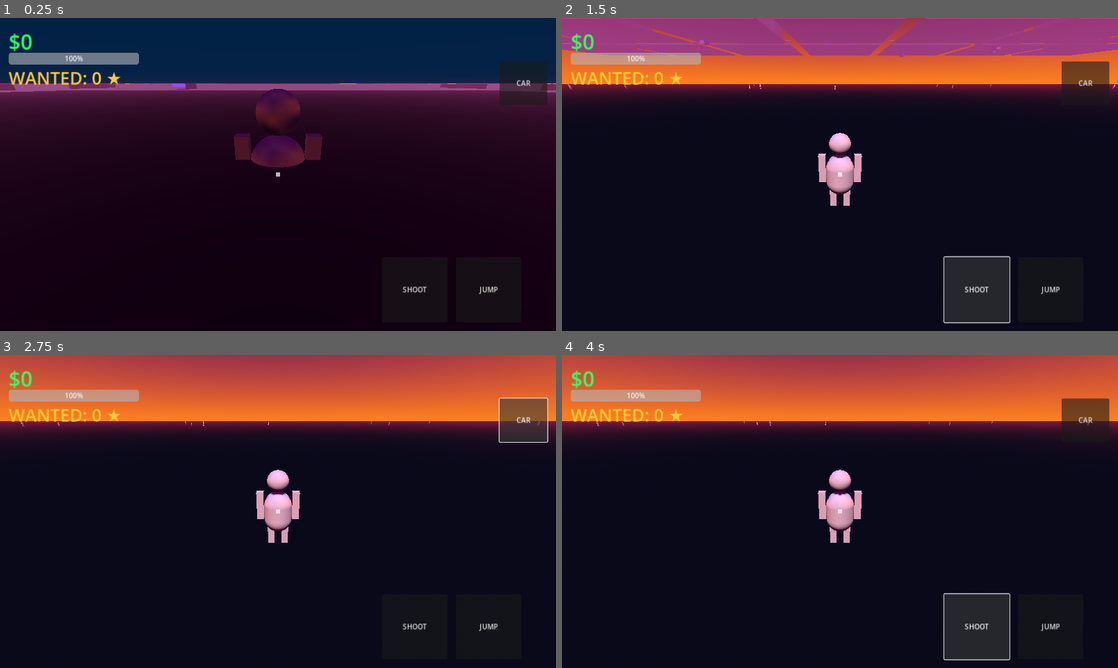
Above: before the commit, frames 1-4 (two rows, left to right).
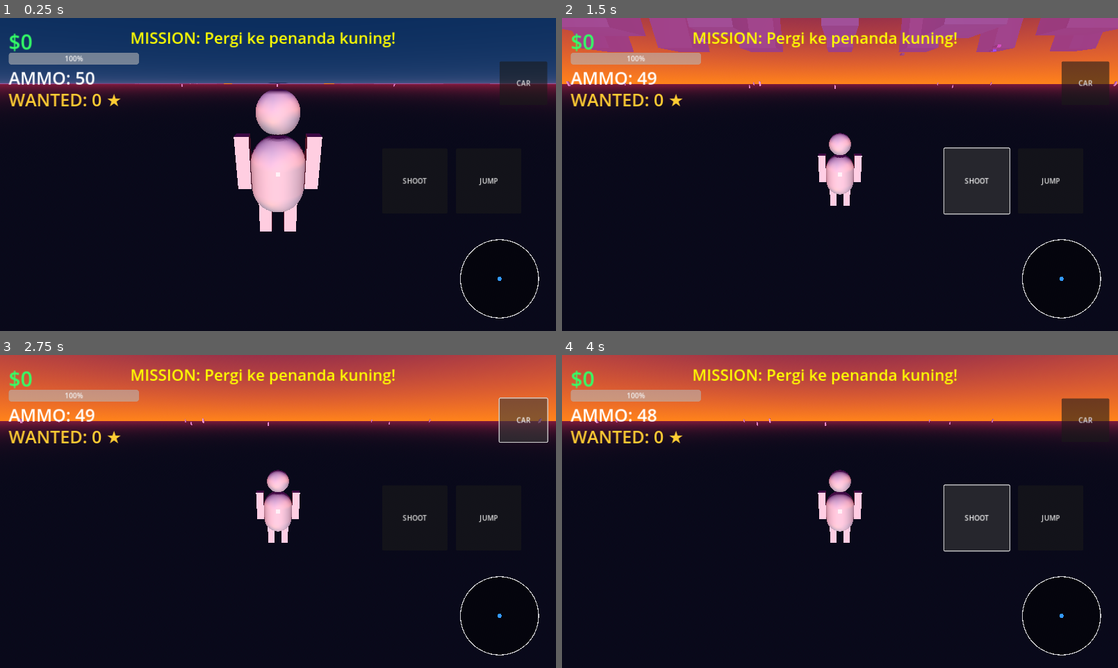
Above: after the commit, the same moments.

Repository: AniblimaxDeveloper/geta-iv-sivis
Game: Godot game, scene res://Main.tscn
Same seed, same stepped clock (60 frames per second), same inputs: the game is played once before the commit and once after it.
Inputs:
- Up to frame 1 (0.25 s): no input
- Up to frame 2 (1.5 s): click "JUMP" at 0.5 s; click "SHOOT" at 1.25 s
- Up to frame 3 (2.75 s): click "CAR" at 2 s
- Up to frame 4 (4 s): click "JUMP" at 2.75 s; click "SHOOT" at 3.5 s

The runs differ from the first frame. In frame 1, 40% of the frame differs, in the area x 0-100%, y 0-96%; in frame 2, 13%; in frame 3, 3.1%; in frame 4, 8.2%.

Commit message:
feat: Phase 9 - GTA VI Vibe, Missions, Minimap Radar, Ammo, Day/Night Cycle

Diff:
--- a/Main.gd
+++ b/Main.gd
@@ -4,110 +4,109 @@
 @onready var hud_money = $UI/MoneyLabel
 @onready var hud_health = $UI/HealthBar
 @onready var hud_wanted = $UI/WantedLabel
+@onready var hud_ammo = $UI/AmmoLabel
+@onready var hud_mission = $UI/MissionLabel
+@onready var sun = $DirectionalLight3D
+@onready var radar = $UI/Radar
 
 var wanted_level: int = 0
 var police_spawned: bool = false
+var time_of_day: float = 0.0
+var mission_active: bool = false
 
 func _ready():
     generate_city()
     spawn_vehicles(15)
     spawn_pedestrians(40)
+    spawn_mission()
 
-func _process(_delta):
+func _process(delta):
     hud_money.text = "$" + str(player.money)
     hud_health.value = player.health
     hud_wanted.text = "WANTED: " + str(wanted_level) + " ★"
+    hud_ammo.text = "AMMO: " + str(player.ammo)
+    radar.queue_redraw() # Update Radar setiap frame
+
+    # Siklus Siang-Malam
+    time_of_day += delta * 0.05
+    sun.rotation.x = sin(time_of_day) * 1.5
 
 func generate_city():
-    # 1. Aspal Jalan Raksasa
     var floor = MeshInstance3D.new()
     var plane = PlaneMesh.new()
     plane.size = Vector2(600, 600)
     floor.mesh = plane
     var f_mat = StandardMaterial3D.new()
-    f_mat.albedo_color = Color(0.08, 0.08, 0.1)
+    f_mat.albedo_color = Color(0.1, 0.1, 0.12)
     floor.material_override = f_mat
     add_child(floor)
 
-    # 2. Grid Kota (Gedung & Trotoar)
     var block_size = 80
     for x in range(-3, 4):
         for z in range(-3, 4):
-            # Blok Trotoar
-            var sidewalk = MeshInstance3D.new()
-            var box = BoxMesh.new()
-            box.size = Vector3(70, 1, 70)
-            sidewalk.mesh = box
-            var s_mat = StandardMaterial3D.new()
-            s_mat.albedo_color = Color(0.2, 0.2, 0.25)
-            sidewalk.material_override = s_mat
-            sidewalk.position = Vector3(x * block_size, 0.5, z * block_size)
-            add_child(sidewalk)
+            # Gedung Utama
+            var b = StaticBody3D.new()
+            var m = MeshInstance3D.new()
+            var b_box = BoxMesh.new()
+            var w = randf_range(20, 40)
+            var h = randf_range(60, 180)
+            var d = randf_range(20, 40)
+            b_box.size = Vector3(w, h, d)
+            m.mesh = b_box
 
-            # Gedung Pencakar Langit
-            if randf() > 0.15:
-                var b = StaticBody3D.new()
-                var m = MeshInstance3D.new()
-                var b_box = BoxMesh.new()
-                var w = randf_range(20, 40)
-                var h = randf_range(50, 150)
-                var d = randf_range(20, 40)
-                b_box.size = Vector3(w, h, d)
-                m.mesh = b_box
+            var mat = StandardMaterial3D.new()
+            mat.albedo_color = Color(0.1, 0.15, 0.2)
+            mat.emission_enabled = true
+            mat.emission = Color(0.1, 0.4, 0.8) * randf_range(0.2, 0.5) # Jendela Kaca
+            m.material_override = mat
 
-                var mat = StandardMaterial3D.new()
-                mat.albedo_color = Color(0.1, 0.1, 0.15)
-                mat.emission_enabled = true
-                mat.emission = Color(0.1, 0.5, 0.9) * randf_range(0.1, 0.4) # Kaca gedung biru
-                m.material_override = mat
+            var c = CollisionShape3D.new()
+            var s = BoxShape3D.new()
+            s.size = b_box.size
+            c.shape = s
 
-                var c = CollisionShape3D.new()
-                var s = BoxShape3D.new()
-                s.size = b_box.size
-                c.shape = s
+            b.position = Vector3(x * block_size, h / 2, z * block_size)
+            b.add_child(m)
+            b.add_child(c)
+            add_child(b)
 
-                b.position = Vector3(x * block_size, h / 2 + 1, z * block_size)
-                b.add_child(m)
-                b.add_child(c)
-                add_child(b)
+func spawn_mission():
+    var mission = Area3D.new()
+    mission.set_script(load("res://Mission.gd"))
+    mission.main_node = self
 
-            # Pohon Palem di pinggir jalan
-            for i in range(2):
-                var palm = Node3D.new()
-                var trunk = MeshInstance3D.new()
-                var cyl = CylinderMesh.new()
-                cyl.top_radius = 0.5
-                cyl.bottom_radius = 0.8
-                cyl.height = 12.0
-                trunk.mesh = cyl
-                trunk.position.y = 6.0
-                var trunk_mat = StandardMaterial3D.new()
-                trunk_mat.albedo_color = Color(0.4, 0.2, 0.1)
-                trunk.material_override = trunk_mat
-                palm.add_child(trunk)
+    var col = CollisionShape3D.new()
+    var cyl = CylinderShape3D.new()
+    cyl.radius = 3.0
+    cyl.height = 10.0
+    col.shape = cyl
+    mission.add_child(col)
 
-                var leaves = MeshInstance3D.new()
-                var sphere = SphereMesh.new()
-                sphere.radius = 4.0
-                sphere.height = 1.5
-                leaves.mesh = sphere
-                leaves.position.y = 12.0
-                var leaf_mat = StandardMaterial3D.new()
-                leaf_mat.albedo_color = Color(0.1, 0.5, 0.2)
-                leaves.material_override = leaf_mat
-                palm.add_child(leaves)
+    var mesh = MeshInstance3D.new()
+    var cyl_mesh = CylinderMesh.new()
+    cyl_mesh.top_radius = 3.0
+    cyl_mesh.bottom_radius = 3.0
+    cyl_mesh.height = 10.0
+    mesh.mesh = cyl_mesh
+    var mat = StandardMaterial3D.new()
+    mat.albedo_color = Color(1, 1, 0)
+    mat.emission_enabled = true
+    mat.emission = Color(1, 1, 0)
+    mesh.material_override = mat
+    mission.add_child(mesh)
 
-                palm.position = Vector3(x * block_size + randf_range(-40, 40), 1, z * block_size + randf_range(-40, 40))
-                add_child(palm)
+    mission.position = Vector3(randf_range(-150, 150), 5.0, randf_range(-150, 150))
+    add_child(mission)
+    mission_active = true
+    hud_mission.text = "MISSION: Pergi ke penanda kuning!"
 
-    # 3. Lampu Jalan Neon
-    for i in range(30):
-        var light = OmniLight3D.new()
-        light.light_color = Color(1.0, 0.2, 0.8) if randf() > 0.5 else Color(0.2, 0.8, 1.0)
-        light.light_energy = 8.0
-        light.omni_range = 30.0
-        light.position = Vector3(randf_range(-250, 250), 10, randf_range(-250, 250))
-        add_child(light)
+func complete_mission():
+    player.add_money(1000)
+    player.add_ammo(50)
+    hud_mission.text = "MISSION PASSED! +$1000 & +50 Ammo"
+    mission_active = false
+    await get_tree().create_timer(3.0).timeout
+    spawn_mission()
 
 func spawn_vehicles(amount: int):
     for i in range(amount):
@@ -144,43 +143,21 @@
     for i in range(amount):
         var ped = CharacterBody3D.new()
         ped.set_script(load("res://Pedestrian.gd"))
-
         var col = CollisionShape3D.new()
-        var cap = CapsuleShape3D.new()
-        col.shape = cap
+        col.shape = CapsuleShape3D.new()
         ped.add_child(col)
 
         var mesh_root = Node3D.new()
         mesh_root.name = "MeshRoot"
-
         var torso = MeshInstance3D.new()
-        var cap_mesh = CapsuleMesh.new()
-        cap_mesh.radius = 0.4
-        cap_mesh.height = 1.2
-        torso.mesh = cap_mesh
+        torso.mesh = CapsuleMesh.new()
         torso.position.y = 1.0
         mesh_root.add_child(torso)
 
         var head = MeshInstance3D.new()
-        var sph = SphereMesh.new()
-        sph.radius = 0.3
-        head.mesh = sph
+        head.mesh = SphereMesh.new()
         head.position.y = 1.9
         mesh_root.add_child(head)
-
-        var leg_l = MeshInstance3D.new()
-        leg_l.name = "LegL"
-        var box = BoxMesh.new()
-        box.size = Vector3(0.2, 0.8, 0.2)
-        leg_l.mesh = box
-        leg_l.position = Vector3(0.2, 0.0, 0)
-        mesh_root.add_child(leg_l)
-
-        var leg_r = MeshInstance3D.new()
-        leg_r.name = "LegR"
-        leg_r.mesh = box
-        leg_r.position = Vector3(-0.2, 0.0, 0)
-        mesh_root.add_child(leg_r)
 
         ped.add_child(mesh_root)
         ped.position = Vector3(randf_range(-200, 200), 1.0, randf_range(-200, 200))
@@ -191,6 +168,7 @@
     if wanted_level == 1 and not police_spawned:
         for i in range(8):
             var police = CharacterBody3D.new()
+            police.add_to_group("police")
             police.set_script(load("res://Police.gd"))
             var c = CollisionShape3D.new()
             c.shape = CapsuleShape3D.new()
--- a/Main.tscn
+++ b/Main.tscn
@@ -3,6 +3,7 @@
 [ext_resource type="Script" path="res://Main.gd" id="1_main"]
 [ext_resource type="Script" path="res://Player.gd" id="2_player"]
 [ext_resource type="Script" path="res://TouchControls.gd" id="3_touch"]
+[ext_resource type="Script" path="res://Radar.gd" id="4_radar"]
 
 [sub_resource type="CapsuleShape3D" id="CapsuleShape3D_player"]
 radius = 0.4
@@ -109,14 +110,39 @@
 offset_bottom = 100.0
 value = 100.0
 
-[node name="WantedLabel" type="Label" parent="UI"]
+[node name="AmmoLabel" type="Label" parent="UI"]
 offset_left = 20.0
 offset_top = 110.0
 offset_right = 400.0
 offset_bottom = 160.0
+theme_override_colors/font_color = Color(1, 1, 1, 1)
+theme_override_font_sizes/font_size = 40
+text = "AMMO: 50"
+
+[node name="WantedLabel" type="Label" parent="UI"]
+offset_left = 20.0
+offset_top = 160.0
+offset_right = 400.0
+offset_bottom = 210.0
 theme_override_colors/font_color = Color(1, 0.8, 0.2, 1)
 theme_override_font_sizes/font_size = 40
 text = "WANTED: 0 ★"
+
+[node name="MissionLabel" type="Label" parent="UI"]
+offset_left = 300.0
+offset_top = 20.0
+offset_right = 1000.0
+offset_bottom = 80.0
+theme_override_colors/font_color = Color(1, 1, 0, 1)
+theme_override_font_sizes/font_size = 36
+text = "MISSION: ..."
+
+[node name="Radar" type="Control" parent="UI"]
+offset_left = 1050.0
+offset_top = 500.0
+offset_right = 1250.0
+offset_bottom = 700.0
+script = ExtResource("4_radar")
 
 [node name="Crosshair" type="ColorRect" parent="UI"]
 offset_left = 635.0
@@ -141,16 +167,16 @@
 
 [node name="JumpButton" type="Button" parent="TouchControls"]
 offset_left = 1050.0
-offset_top = 550.0
+offset_top = 300.0
 offset_right = 1200.0
-offset_bottom = 700.0
+offset_bottom = 450.0
 text = "JUMP"
 
 [node name="ShootButton" type="Button" parent="TouchControls"]
 offset_left = 880.0
-offset_top = 550.0
+offset_top = 300.0
 offset_right = 1030.0
-offset_bottom = 700.0
+offset_bottom = 450.0
 text = "SHOOT"
 
 [node name="ActionButton" type="Button" parent="TouchControls"]
--- /dev/null
+++ b/Mission.gd
@@ -0,0 +1,16 @@
+extends Area3D
+var main_node: Node
+
+func _ready():
+    body_entered.connect(_on_body_entered)
+    # Putar terus agar terlihat keren
+    set_process(true)
+
+func _process(delta):
+    rotate_y(delta * 2.0)
+
+func _on_body_entered(body):
+    if body.name == "Player":
+        if main_node:
+            main_node.complete_mission()
+        queue_free()
--- a/Player.gd
+++ b/Player.gd
@@ -6,6 +6,7 @@
 
 var money: int = 0
 var health: float = 100.0
+var ammo: int = 50
 var input_dir: Vector2 = Vector2.ZERO
 var current_vehicle: VehicleBody3D = null
 var walk_time: float = 0.0
@@ -40,7 +41,6 @@
         var target_angle = atan2(-direction.x, -direction.z)
         mesh_root.rotation.y = lerp_angle(mesh_root.rotation.y, target_angle, 0.2)
 
-        # Animasi Berjalan Manusia
         walk_time += delta * 15.0
         left_leg.rotation.x = sin(walk_time) * 0.7
         right_leg.rotation.x = -sin(walk_time) * 0.7
@@ -61,7 +61,9 @@
         velocity.y = jump_force
 
 func shoot():
-    if current_vehicle: return
+    if current_vehicle or ammo <= 0: return
+
+    ammo -= 1
     var space_state = get_world_3d().direct_space_state
     var screen_center = get_viewport().get_visible_rect().size / 2
     var origin = camera.project_ray_origin(screen_center)
@@ -69,6 +71,7 @@
     var query = PhysicsRayQueryParameters3D.create(origin, end)
     query.exclude = [self.get_rid()]
     var result = space_state.intersect_ray(query)
+
     if result and result.collider.has_method("take_damage"):
         result.collider.take_damage(50)
         var main = get_node_or_null("../../Main")
@@ -89,3 +92,4 @@
     if health <= 0: get_tree().reload_current_scene()
 
 func add_money(amount: int): money += amount
+func add_ammo(amount: int): ammo += amount
--- /dev/null
+++ b/Radar.gd
@@ -0,0 +1,20 @@
+extends Control
+
+@onready var player = get_node("../../Player")
+
+func _draw():
+    # Lingkaran Radar
+    draw_circle(Vector2(100, 100), 90, Color(0, 0, 0, 0.5))
+    draw_arc(Vector2(100, 100), 90, 0, TAU, 64, Color(1, 1, 1, 0.8), 2.0)
+
+    # Titik Pemain (Tengah)
+    draw_circle(Vector2(100, 100), 5, Color(0.2, 0.6, 1))
+
+    # Cari Musuh/Polisi
+    if player:
+        var enemies = get_tree().get_nodes_in_group("police")
+        for e in enemies:
+            var offset = (e.global_position - player.global_position) * 0.5
+            var dist = offset.length()
+            if dist < 90:
+                draw_circle(Vector2(100, 100) + Vector2(offset.x, offset.z), 3, Color(1, 0, 0))
Not shown, changed: export_presets.cfg
